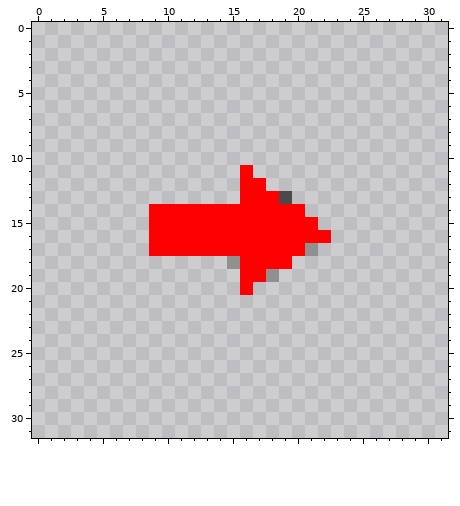
Pixel-art sprite, stored at assets/assets_right_arrow.png. The picture above was drawn from the file before the commit.
The file is 32x32 pixels.
Now the later version:
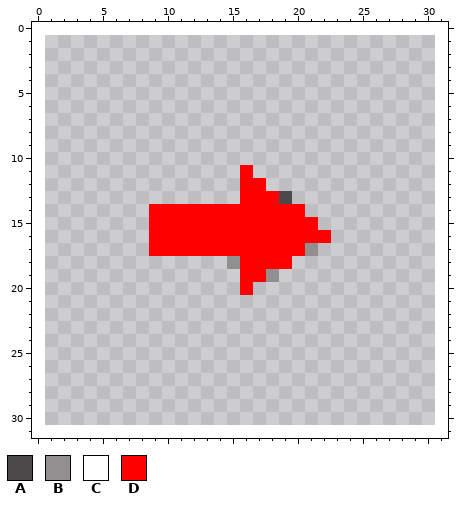
Palette (. is transparent): A #4c494a  B #918f8f  C #ffffff  D #ff0000
Diff:
Changed rows in their new state; - is an unchanged pixel.
first column x 0:
 0 CCCCCCCCCCCCCCCCCCCCCCCCCCCCCCCC
 1 C------------------------------C
 2 C------------------------------C
 3 C------------------------------C
 4 C------------------------------C
 5 C------------------------------C
 6 C------------------------------C
 7 C------------------------------C
 8 C------------------------------C
 9 C------------------------------C
10 C------------------------------C
11 C------------------------------C
12 C------------------------------C
13 C------------------------------C
14 C------------------------------C
15 C------------------------------C
16 C------------------------------C
17 C------------------------------C
18 C------------------------------C
19 C------------------------------C
20 C------------------------------C
21 C------------------------------C
22 C------------------------------C
23 C------------------------------C
24 C------------------------------C
25 C------------------------------C
26 C------------------------------C
27 C------------------------------C
28 C------------------------------C
29 C------------------------------C
30 C------------------------------C
31 CCCCCCCCCCCCCCCCCCCCCCCCCCCCCCCC
Pixel boxes of the changes (left, top, right, bottom) in both pictures:
added: (32, 22, 448, 438)
